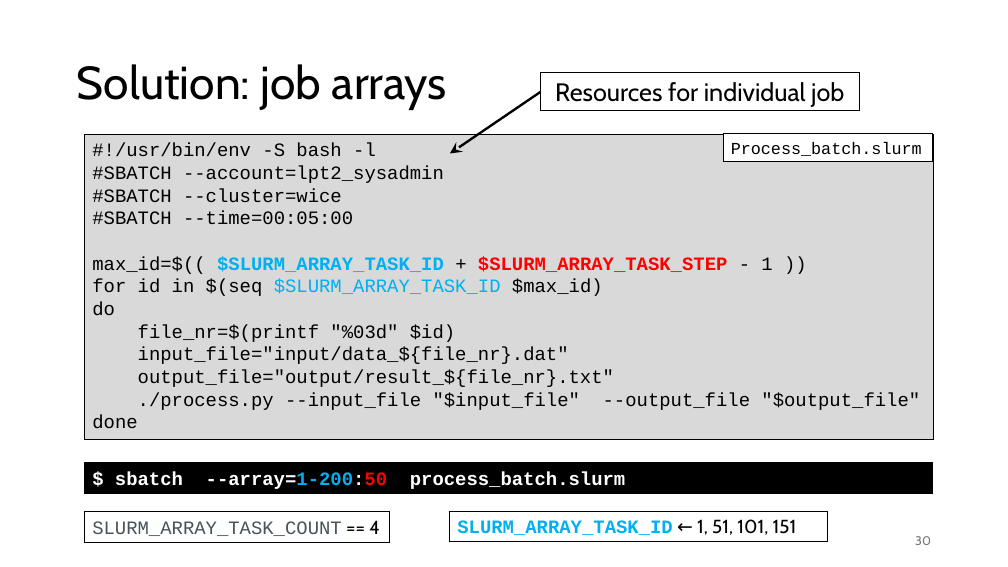
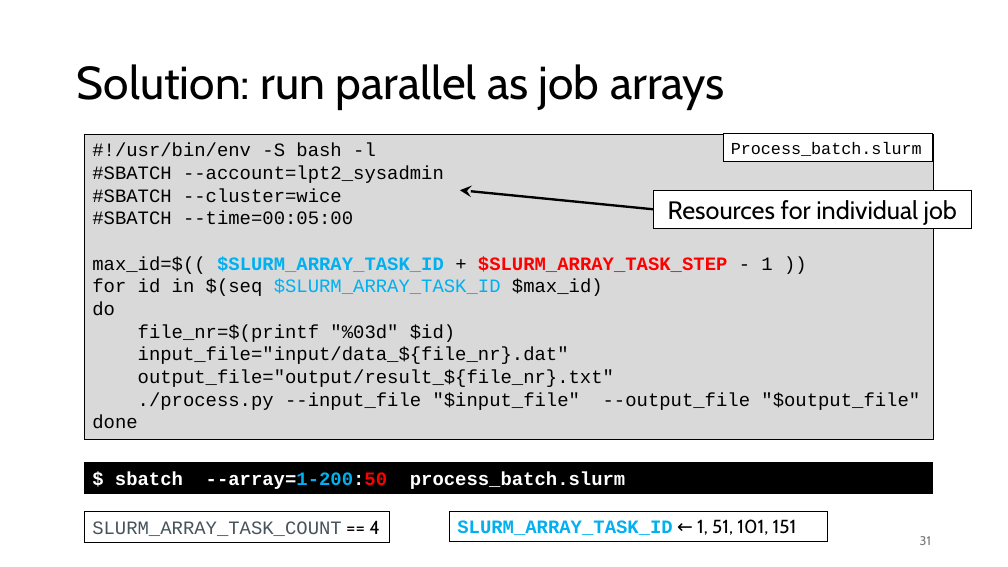
Before and after one commit to gjbex/Workflows-for-HPC, a slide deck: slide 31 of workflow_for_HPC.pptx (slide 30 before the commit). Drawn at 1008x567 pixels with LibreOffice and Linux fonts; fonts in the diff are those of the drawing. Boxes give left, top, right and bottom in pixels: in the first picture for what was removed or moved away, otherwise in the second. Text is boxed around its words. In the diff, an @@ line names an element or a change of style, - is before the commit and + after.

Commit message:
Add GNU parallel slides

```diff
--- a/workflow_for_HPC.pptx
+++ b/workflow_for_HPC.pptx
@@ title at [77,64,725,110]: text changed @@
-Solution: job arrays
+Solution: run parallel as job arrays
@@ arrow moved from (541, 91) - (450, 154) to (653, 209) - (460, 191) @@
@@ rectangle "Resources for individual job": place and size @@
-rectangle "Resources for individual job" at [541,73,859,110]
+rectangle "Resources for individual job" at [653,191,972,228]
@@ rectangle "Resources for individual job" at [653,191,972,228]: fill none to #FFFFFF @@
@@ page number at [920,536,931,545]: text changed @@
-30
+31
```
Also in this commit, not shown: 1 other slide changed, 1 slide added.
